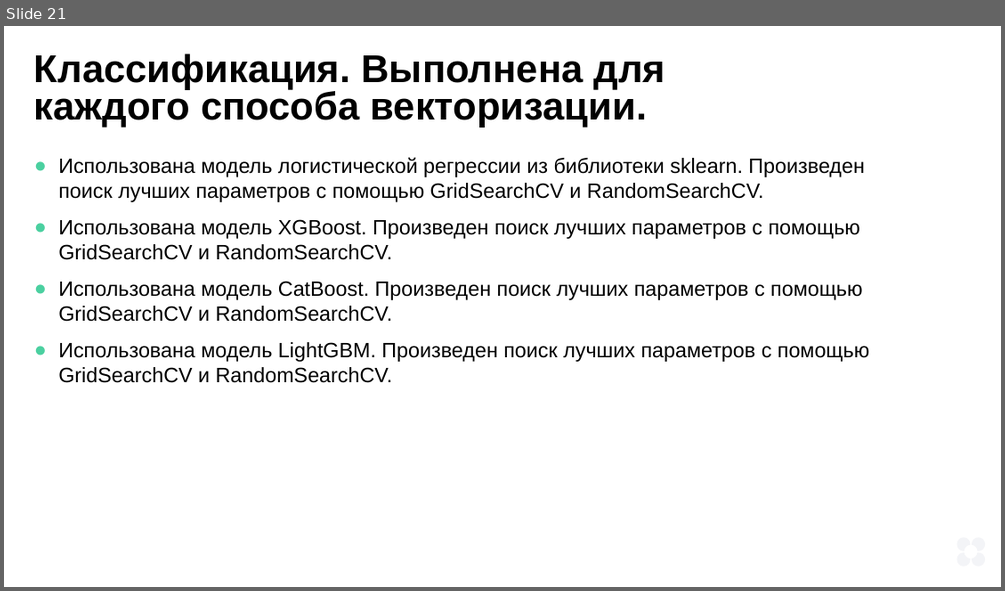
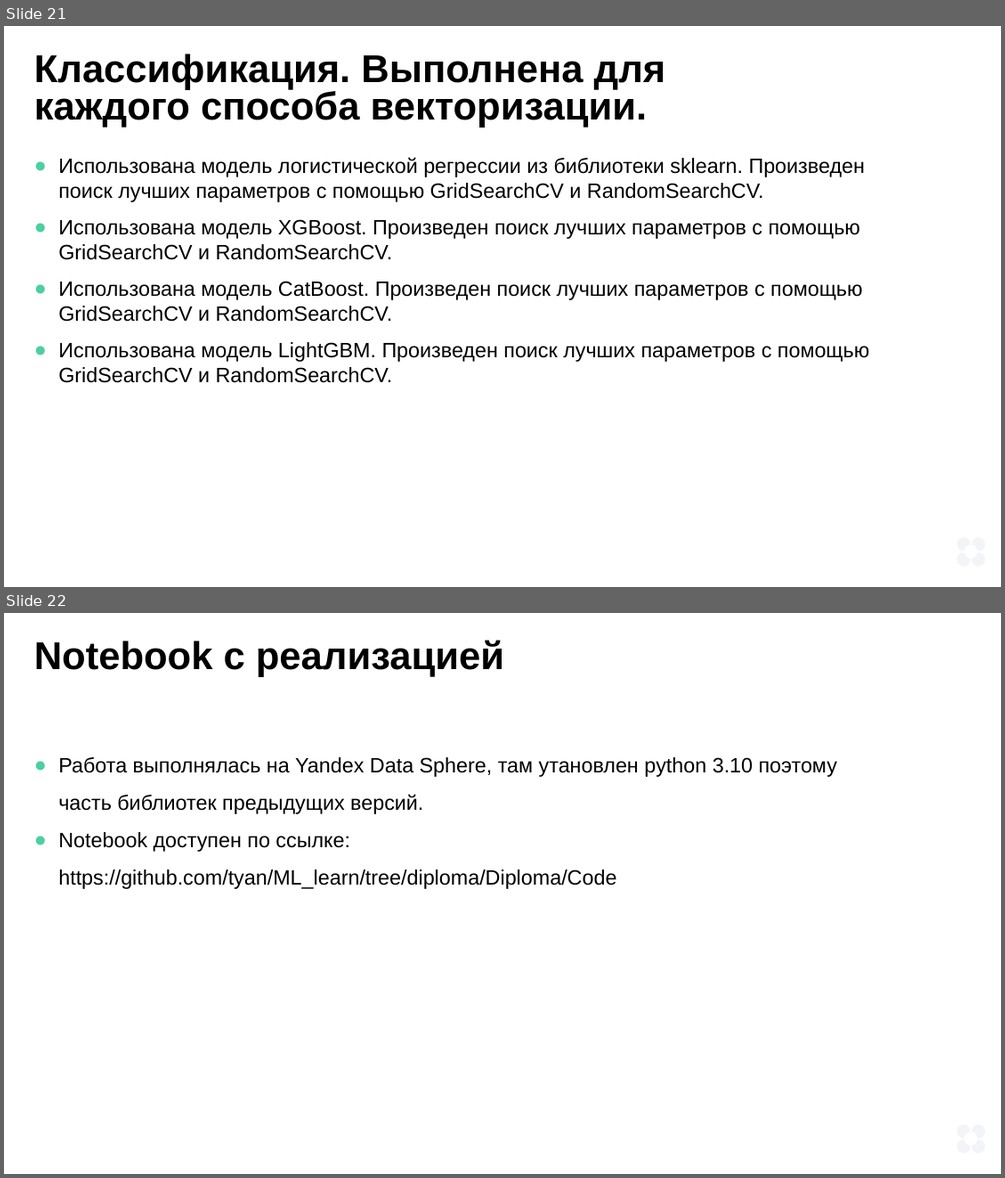
Before and after one commit to tyan/ML_learn, a slide deck: Diploma/presentation.pptx. Shown one above the other, each under a label of ours: slide 21 before the commit, slides 21 and 22 after it. The pictures are 1005x591 and 1005x1178 pixels, drawn with LibreOffice and Linux fonts; fonts in the diff are those of the drawing. Boxes give left, top, right and bottom in pixels: in the first picture for what was removed or moved away, otherwise in the second. Text is boxed around its words. In the diff, an @@ line names an element or a change of style, - is before the commit and + after.

```diff
--- a/Diploma/presentation.pptx
+++ b/Diploma/presentation.pptx
@@ slide 22 added at (4, 613, 1001, 1174), background #FFFFFF; not listed: 4 template elements that a slide beside it also shows @@
@@ text added at (34, 640, 504, 677), 56 pt, text #000000, bold @@
+Notebook с реализацией
@@ text added at (58, 757, 837, 889), 30 pt, text #000000 @@
+● Работа выполнялась на Yandex Data Sphere, там утановлен python 3.10 поэтому часть библиотек предыдущих версий.
+● Notebook доступен по ссылке: https://github.com/tyan/ML_learn/tree/diploma/Diploma/Code
```
Also in this commit, not shown: 30 other slides changed, 2 other files.
